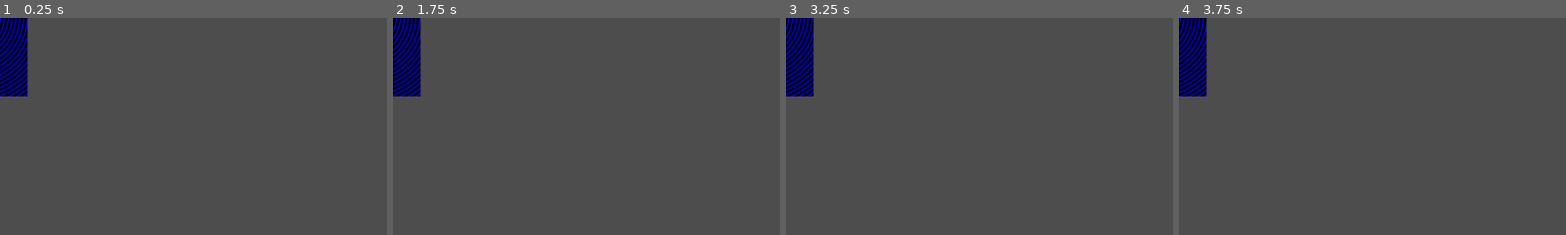
Above: before the commit, frames 1-4 (left to right).
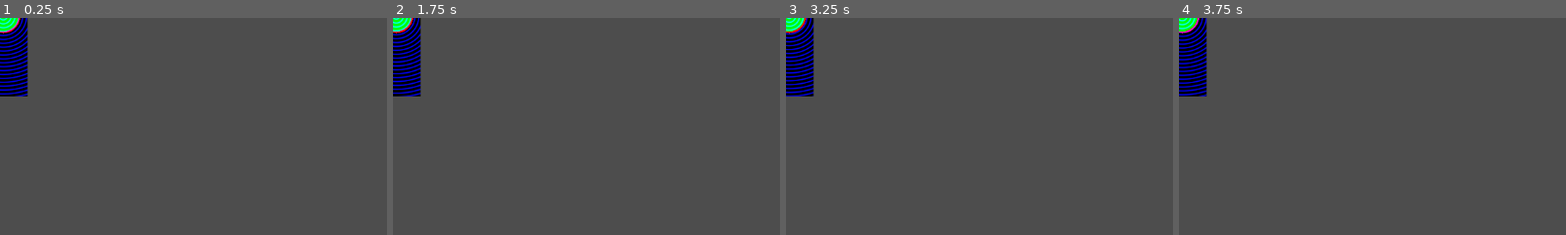
Above: after the commit, the same moments.

Repository: SoupBoi1/godotmini
Game: Godot game, scene res://sdf2d.tscn
Two runs of this game, one before a commit and one after it. Both use one fixed random seed, a clock stepped at 60 frames per second and the inputs below. The project has no main scene, so this scene is started directly. The engine's default icon, where the game draws it, is replaced by a stand-in: a white triangle on a blue panel in a dark square.
Inputs:
- Up to frame 1 (0.25 s): no input
- Up to frame 2 (1.75 s): no input
- Up to frame 3 (3.25 s): no input
- Up to frame 4 (3.75 s): no input
The pictures show only the part of the screen within x 0-50%, y 0-50%; the shares and areas given below are measured in that part.

The runs differ from the first frame. In frame 1, 2.0% of the frame differs, in the area x 0-8%, y 0-37%; in frame 2, 2.0%; in frame 3, 2.0%; in frame 4, 2.0%.

Commit message:
shader sdf created and done

Diff:
--- a/sdf2d/sdf2d.tscn
+++ b/sdf2d/sdf2d.tscn
@@ -6,12 +6,12 @@
 [sub_resource type="ShaderMaterial" id="ShaderMaterial_70goa"]
 shader = ExtResource("1_swimn")
 shader_parameter/k_factor = 0.07
-shader_parameter/obj1 = Vector2(0.62, 0.48)
+shader_parameter/obj1 = Vector2(0.84, 0.48)
 shader_parameter/radus = 0.1
 shader_parameter/outline = 0.011
 shader_parameter/obj2 = Vector2(0.17, 0.69)
 shader_parameter/radus2 = Vector2(0.07, 0.07)
-shader_parameter/obj3 = Vector2(0.6, 0.18)
+shader_parameter/obj3 = Vector2(0.51, 0.18)
 shader_parameter/radus3 = 0.16
 
 [node name="Sdf2d" type="Node2D"]
